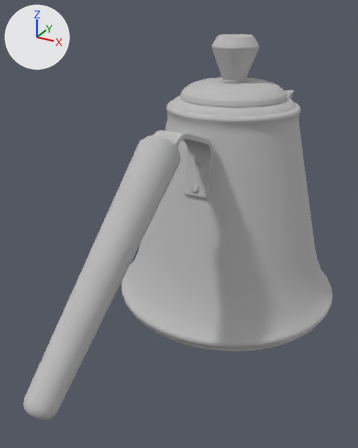
Before and after pictures for a commit that changed the FBX model assets/models/kettle.fbx.
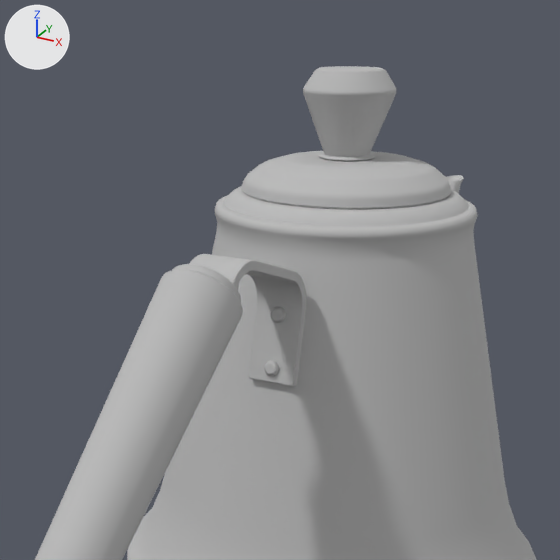
Each version is shown whole from a camera (50 mm lens) standing at (0.16, -0.382, 0.181) and looking at (-0.015, -0.063, 0.021), then close up on the part from 16% to 96% of the width and 0% to 64% of the height. Every picture has the same lights, and +X, +Y and +Z are marked at upper left. Where no turn or scale is listed for an object, it has been applied to the vertices.

Objects in the first close-up: 'body', 'top'.
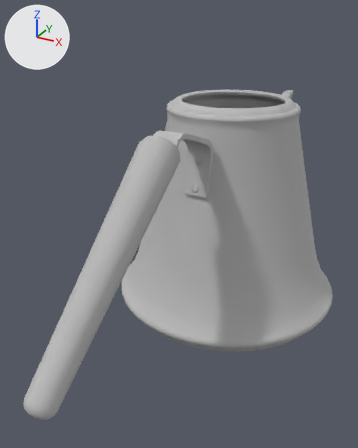
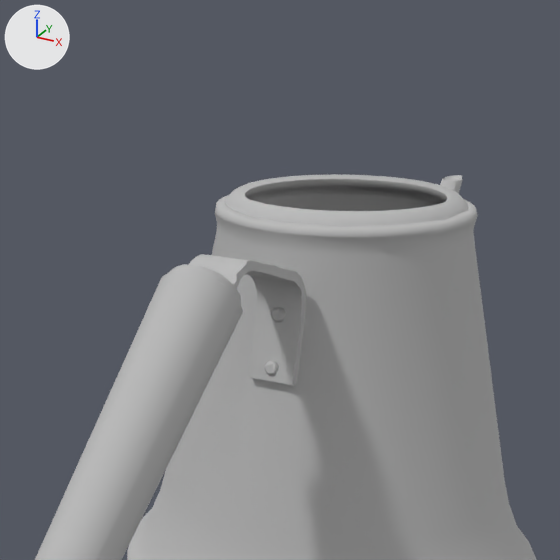
Changed parts and their boxes (x1, y1, x2, y2) in the close-ups (560 x 560 px):
'body', reshaped: before (35, 175, 537, 560); after (35, 174, 537, 560)
'top', deleted: before (242, 66, 451, 209)
part 1 of me_mesh, cut back: before (128, 175, 464, 545); after (188, 180, 460, 286)

The change in detail:
me_mesh is used by ob_body; location (0.0, 0.0, -0.0844).
me_mesh had 4735 vertices, 9466 faces and spanned x -0.098..0.098, y -0.249..0.163, z 0.014..0.197.
me_mesh now has 2367 vertices, 4730 faces and spans x -0.098..0.098, y -0.249..0.163, z 0.014..0.197.
me_mesh part 1: 20 vertices moved within x -0.075..0.009, y -0.112..0.143, z 0.032..0.189; 2368 vertices removed from x -0.097..0.097, y -0.249..0.163, z 0.017..0.197.
Object 'top' (ob_top) is deleted.
